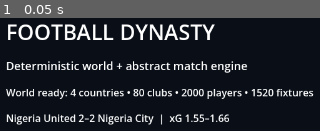
Above: before the commit, frame 1.
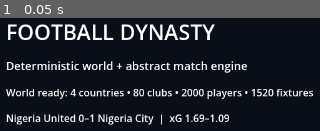
Above: after the commit, the same moment.

Repository: eghosa001/football-manager
Game: Godot game, scene res://game/scenes/main.tscn
Two runs of this game, one before a commit and one after it. Both use one fixed random seed, a clock stepped at 60 frames per second and the inputs below.
Inputs:
- Up to frame 1 (0.05 s): no input

The runs differ from the first frame. In frame 1, 0.4% of the frame differs, in the area x 24-72%, y 84-93%.

Commit message:
Use local Godot RNG for deterministic simulation

Diff:
--- a/core/rng/seeded_rng.gd
+++ b/core/rng/seeded_rng.gd
@@ -1,47 +1,34 @@
 class_name SeededRng
 extends RefCounted
 
-# Park-Miller minimal-standard PRNG. Keeping the algorithm in project code makes
-# replay behaviour explicit and independent of engine RNG implementation changes.
-const MODULUS := 2_147_483_647
-const MULTIPLIER := 48_271
-
+# Use a dedicated RandomNumberGenerator instance rather than global RNG state.
+# The project pins Godot 4.7.2, so the generator implementation is stable for
+# saves/tests built against this phase while remaining isolated per world/match.
 var seed_value: int
-var _state: int
+var _rng: RandomNumberGenerator
 var _id_counter := 0
 
 func _init(seed: int) -> void:
 	seed_value = seed
-	_state = abs(seed) % MODULUS
 	_id_counter = 0
-	if _state == 0:
-		_state = 1
-
-func _next_int() -> int:
-	_state = (_state * MULTIPLIER) % MODULUS
-	return _state
+	_rng = RandomNumberGenerator.new()
+	_rng.seed = seed
 
 func randf() -> float:
-	return float(_next_int()) / float(MODULUS)
+	return _rng.randf()
 
 func randf_range(min_value: float, max_value: float) -> float:
-	var unit: float = randf()
-	return min_value + (max_value - min_value) * unit
+	return _rng.randf_range(min_value, max_value)
 
 func randi_range(min_value: int, max_value: int) -> int:
 	assert(max_value >= min_value)
-	var span: int = max_value - min_value + 1
-	var raw: int = _next_int()
-	return min_value + (raw % span)
+	return _rng.randi_range(min_value, max_value)
 
 func chance(probability: float) -> bool:
-	var roll: float = randf()
-	return roll < clampf(probability, 0.0, 1.0)
+	return randf() < clampf(probability, 0.0, 1.0)
 
 func pick(values: Array) -> Variant:
 	assert(not values.is_empty(), "Cannot pick from an empty array")
-	# Keep the RNG draw and Array lookup as separate operations. This avoids
-	# expression-evaluation ambiguity and makes seeded picks reproducible.
 	var index: int = randi_range(0, values.size() - 1)
 	return values[index]
 
